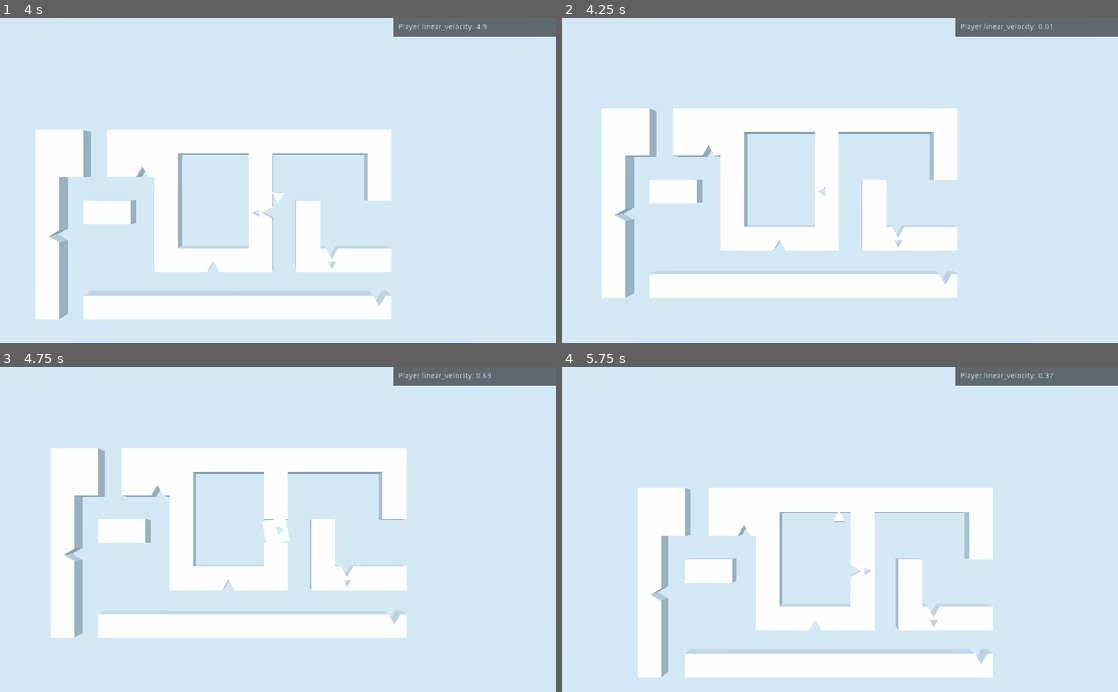
Above: before the commit, frames 1-4 (two rows, left to right).
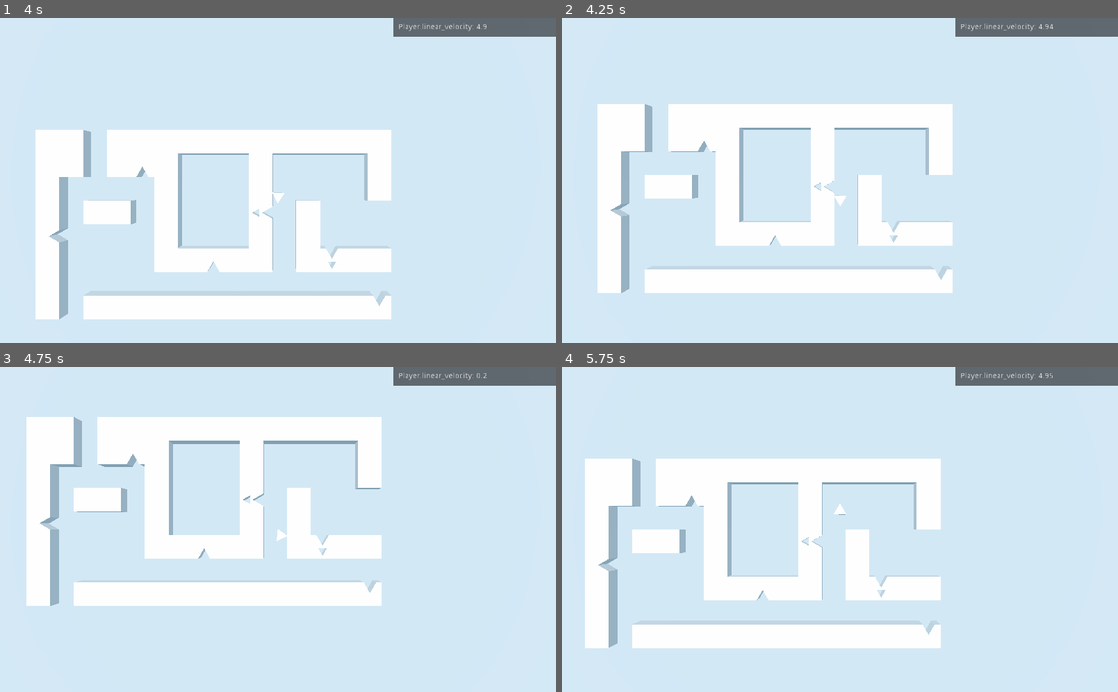
Above: after the commit, the same moments.

Repository: winston-yallow/primitives
Game: Godot game, scene res://levels/00_Test.tscn
Two runs of this game, one before a commit and one after it. Both use one fixed random seed, a clock stepped at 60 frames per second and the inputs below.
Inputs:
- Up to frame 1 (4 s): tap Enter at 0.5 s; hold Space (reappear) 0.53-1.28 s; hold W (game_forward) 0.53-2.03 s; tap Backspace at 1.35, 2.85 s; hold Space (reappear) 2.03-2.78 s; hold A (game_left) 2.03-3.53 s; hold S (game_backward) from 3.53 s (still down); hold Space (reappear) from 3.53 s (still down)
- Up to frame 2 (4.25 s): keep holding S (game_backward); keep holding Space (reappear)
- Up to frame 3 (4.75 s): release S (game_backward) at 4.28 s; release Space (reappear) at 4.28 s; hold D (game_right) from 4.28 s (still down); tap Backspace at 4.35 s
- Up to frame 4 (5.75 s): release D (game_right) at 5.03 s; hold W (game_forward) from 5.03 s (still down); hold Space (reappear) from 5.03 s (still down)

Frame 1 is identical in both runs. In frame 2, 8.4% of the frame differs, in the area x 6-89%, y 1-87%; in frame 3, 32%, in the area x 4-89%, y 1-84%; in frame 4, 31%.

Commit message:
Only attach if pointing toward wall

Diff:
--- a/game/obstructions/PlayerSpot.tscn
+++ b/game/obstructions/PlayerSpot.tscn
@@ -2,8 +2,8 @@
 
 [ext_resource path="res://obstructions/PlayerSpot.gd" type="Script" id=1]
 
-[sub_resource type="SphereShape" id=1]
-radius = 0.345053
+[sub_resource type="SphereShape" id=2]
+radius = 0.36
 
 [node name="MagneticPlayerSpot" type="Area" groups=[
 "magnets",
@@ -11,4 +11,4 @@
 script = ExtResource( 1 )
 
 [node name="CollisionShape" type="CollisionShape" parent="."]
-shape = SubResource( 1 )
+shape = SubResource( 2 )
--- a/game/player/Player.gd
+++ b/game/player/Player.gd
@@ -15,9 +15,12 @@
 export var velocity_gain := 10.0
 export var transition_time_scale := 20.0
 export var release_force := 4.5
+export var attach_angle := PI / 1.6
 export var detach_angle := PI / 1.8
 
 var current_state: int = STATE.NORMAL
+
+var last_input_direction := Vector3.FORWARD
 
 var detach_requested = false
 
@@ -60,6 +63,9 @@
     input_direction.z -= ease(Input.get_action_strength('game_backward'), input_easing)
     input_direction.x += ease(Input.get_action_strength('game_left'), input_easing)
     input_direction.x -= ease(Input.get_action_strength('game_right'), input_easing)
+
+    if input_direction:
+        last_input_direction = input_direction
 
     if current_state == STATE.NORMAL:
 
@@ -117,15 +123,18 @@
 
 func on_detection(other: Area):
     if other is MagneticPlayerSpot and current_state == STATE.NORMAL:
-        current_state = STATE.TRANSITION_IN
-        transition_spot = other
-        transition_dst = other.global_transform
-        transition_src = global_transform
-        transition_fraction = 0
-        transition_speed = transition_time_scale * transition_dst.origin.distance_to(
-            transition_src.origin
-        )
-        detach_requested = false
+        var detach_direction := other.global_transform.basis.z
+        var angle := last_input_direction.angle_to(detach_direction)
+        if angle > attach_angle:
+            current_state = STATE.TRANSITION_IN
+            transition_spot = other
+            transition_dst = other.global_transform
+            transition_src = global_transform
+            transition_fraction = 0
+            transition_speed = transition_time_scale * transition_dst.origin.distance_to(
+                transition_src.origin
+            )
+            detach_requested = false
 
 
 func request_detach():
